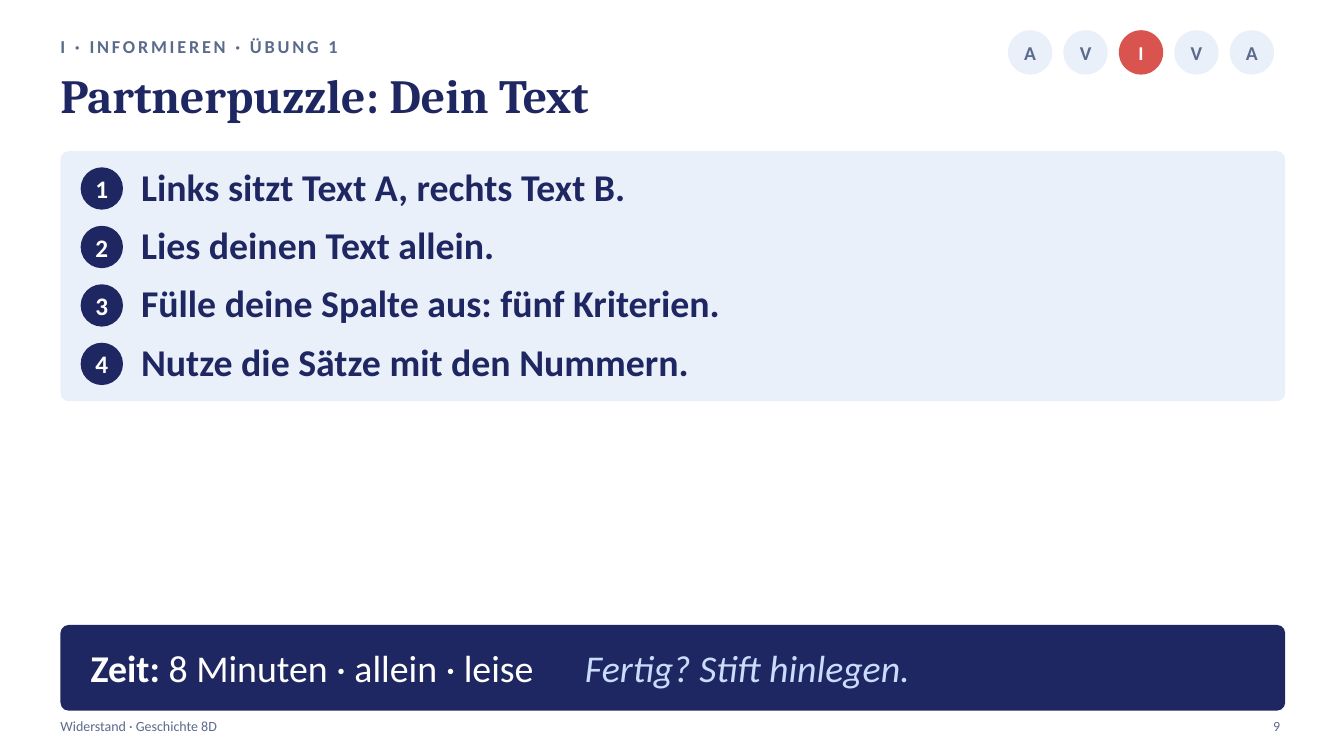
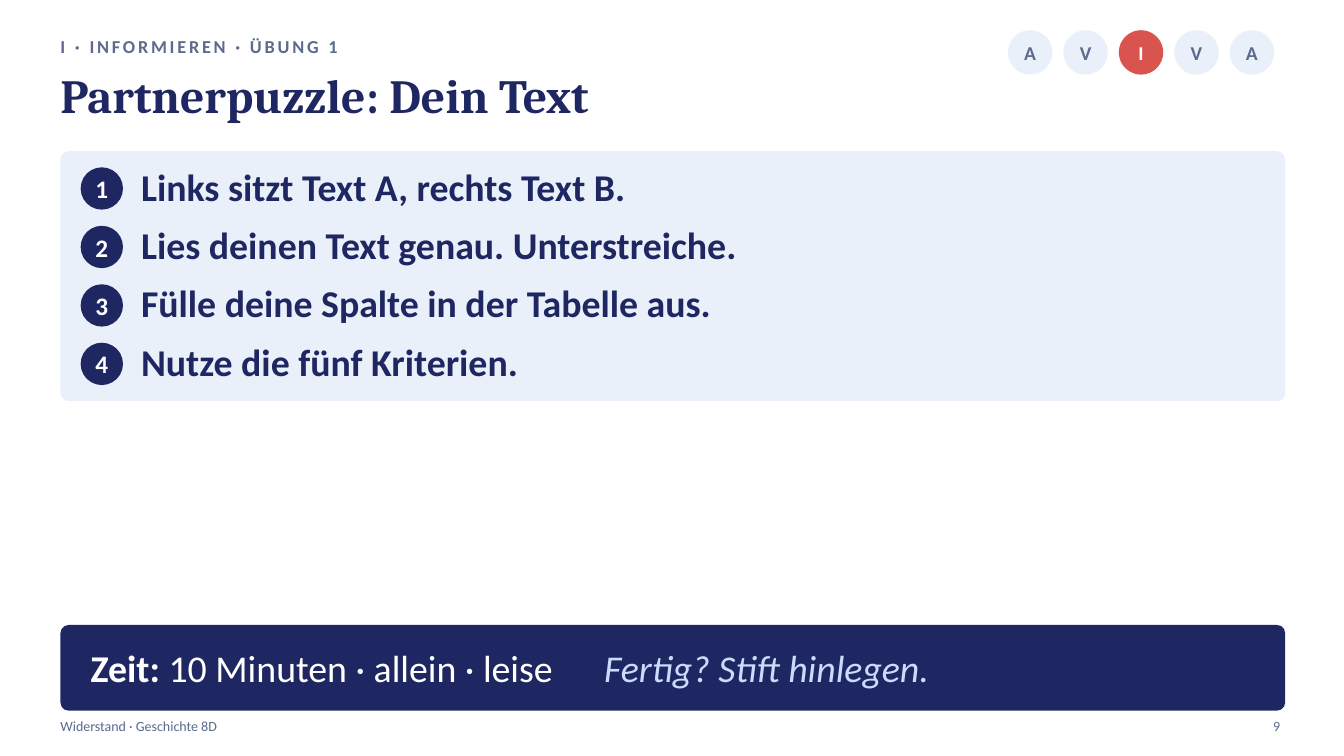
Before and after one commit to golzkonstantin-gif/Schule, a slide deck: slide 9 of Geschichte_8D/Stunde3_Widerstand/Praesentation_Stunde3_Widerstand_8D.pptx. Drawn at 1344x756 pixels with LibreOffice and Linux fonts; fonts in the diff are those of the drawing. Boxes give left, top, right and bottom in pixels: in the first picture for what was removed or moved away, otherwise in the second. Text is boxed around its words. In the diff, an @@ line names an element or a change of style, - is before the commit and + after.

```diff
--- a/Geschichte_8D/Stunde3_Widerstand/Praesentation_Stunde3_Widerstand_8D.pptx
+++ b/Geschichte_8D/Stunde3_Widerstand/Praesentation_Stunde3_Widerstand_8D.pptx
@@ text at (x1=141, y1=232, x2=737, y2=266): text changed @@
-Lies deinen Text allein.
+Lies deinen Text genau. Unterstreiche.
@@ text at (x1=141, y1=290, x2=711, y2=323): text changed @@
-Fülle deine Spalte aus: fünf Kriterien.
+Fülle deine Spalte in der Tabelle aus.
@@ text at (x1=141, y1=349, x2=518, y2=377): text changed @@
-Nutze die Sätze mit den Nummern.
+Nutze die fünf Kriterien.
@@ text at (x1=91, y1=655, x2=929, y2=689): text changed @@
-Zeit: 8 Minuten · allein · leise Fertig? Stift hinlegen.
+Zeit: 10 Minuten · allein · leise Fertig? Stift hinlegen.
```
Also in this commit, not shown: 1 other slide changed, 19 other files.
